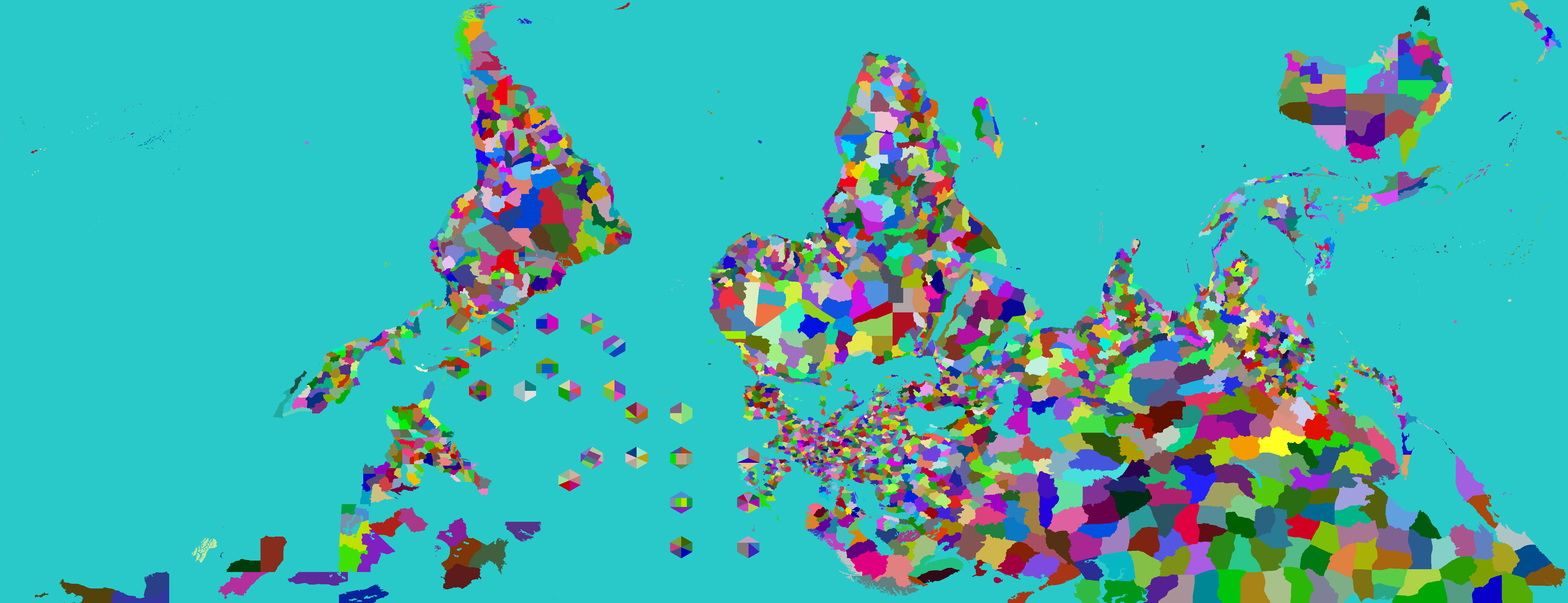
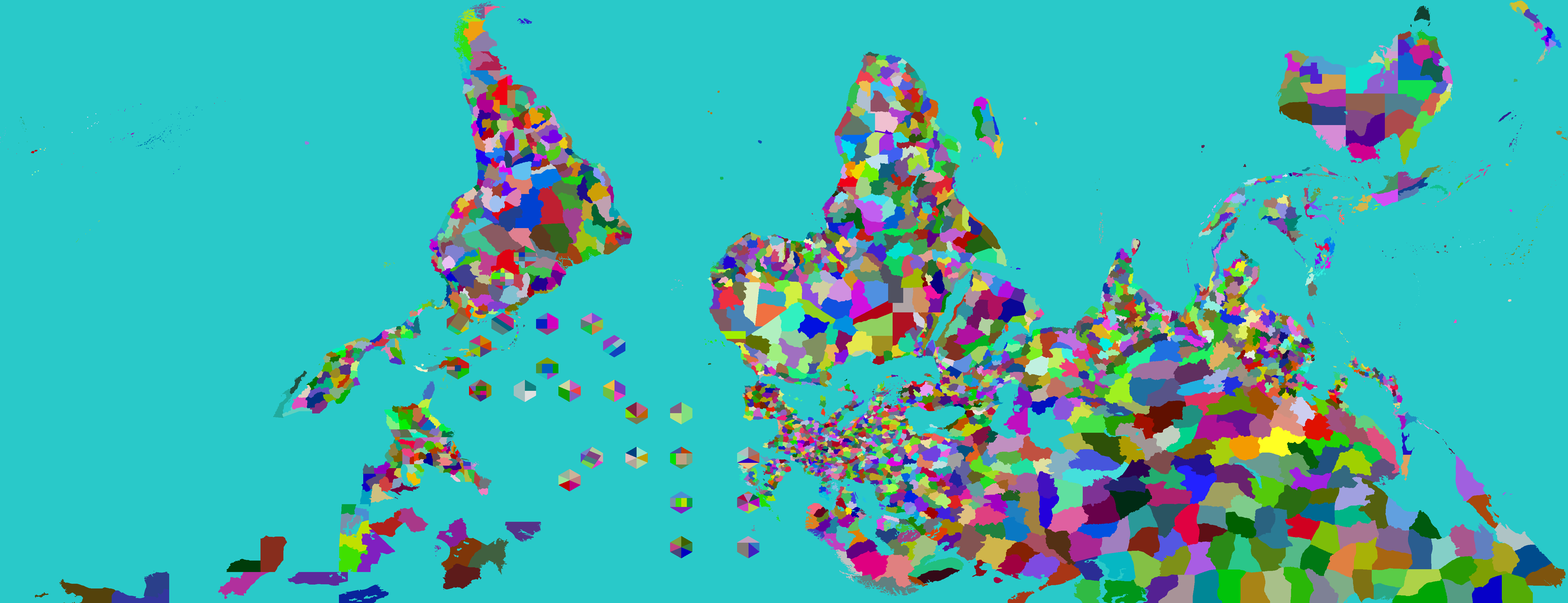
Comparing the layer stacks of the two 1568×603 images. Changes:
painted on "Provinces" over 2, 2, 1520, 600
